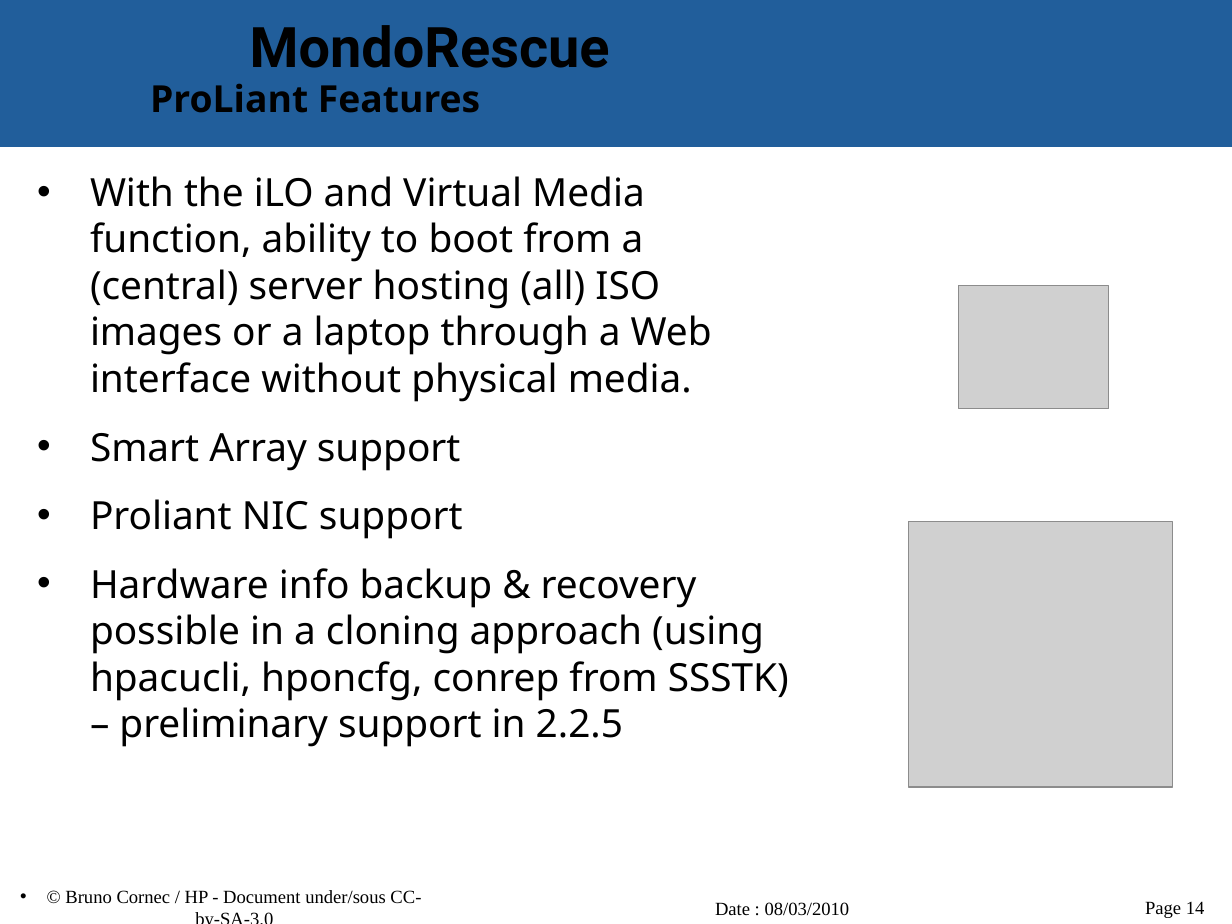
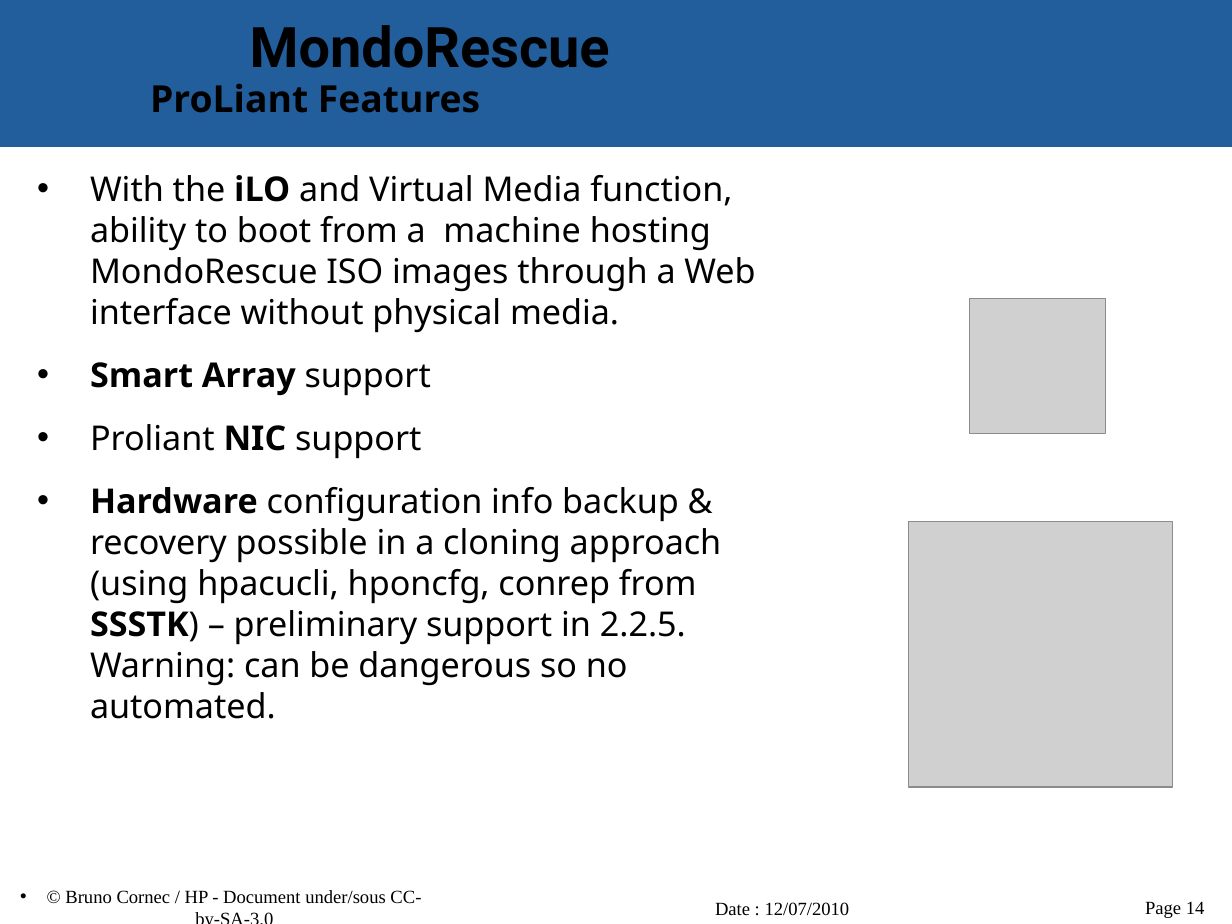
Before and after one commit to vir/mondo-rescue, a slide deck: slide 14 of mondo-doc/mondo-presentation.odp. Drawn at 1232x924 pixels with LibreOffice and Linux fonts; fonts in the diff are those of the drawing; grey boxes stand for pictures; background and template pictures are left out. Boxes give left, top, right and bottom in pixels: in the first picture for what was removed or moved away, otherwise in the second. Text is boxed around its words. In the diff, an @@ line names an element or a change of style, - is before the commit and + after.

```diff
--- a/mondo-doc/mondo-presentation.odp
+++ b/mondo-doc/mondo-presentation.odp
@@ text at (90,175,755,333): text changed; size 25 to 22 pt @@
-• With the iLO and Virtual Media function, ability to boot from a (central) server hosting (all) ISO images or a laptop through a Web interface without physical media.
+• With the iLO and Virtual Media function, ability to boot from a machine hosting MondoRescue ISO images through a Web interface without physical media.
@@ picture: place and size @@
-picture at (959,286,1109,409)
+picture at (970,298,1106,434)
@@ text at (90,362,431,459): size 25 to 22 pt in "Smart Array support", "Proliant NIC support"; bold on in "Smart Array", "NIC" @@
@@ text at (90,487,722,719): text changed; size 25 to 22 pt @@
-• Hardware info backup & recovery possible in a cloning approach (using hpacucli, hponcfg, conrep from SSSTK) – preliminary support in 2.2.5
+• Hardware configuration info backup & recovery possible in a cloning approach (using hpacucli, hponcfg, conrep from SSSTK) – preliminary support in 2.2.5. Warning: can be dangerous so no automated.
@@ text at (715,902,850,916): text changed @@
-Date : 08/03/2010
+Date : 12/07/2010
```
Also in this commit, not shown: 24 other slides changed.
